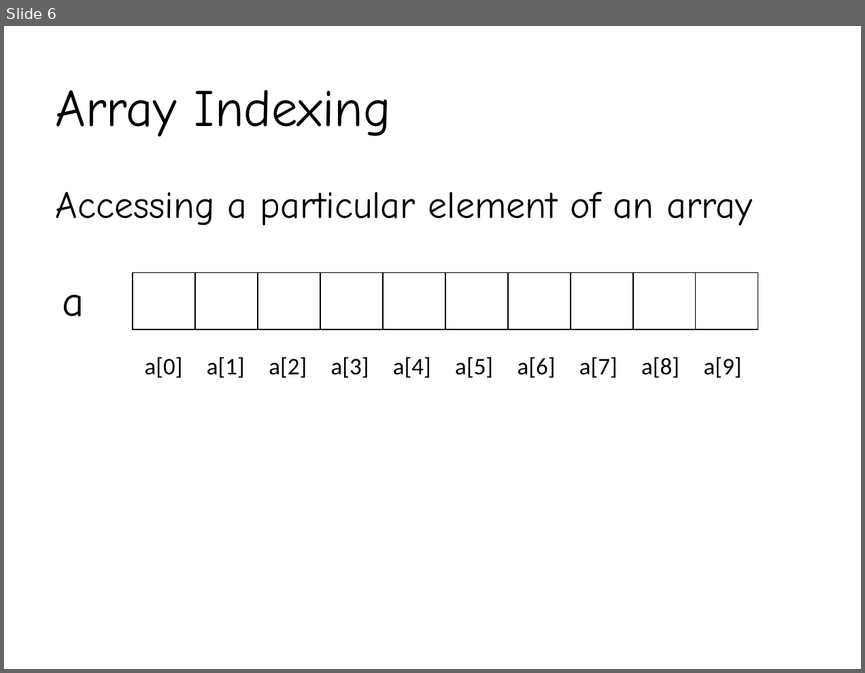
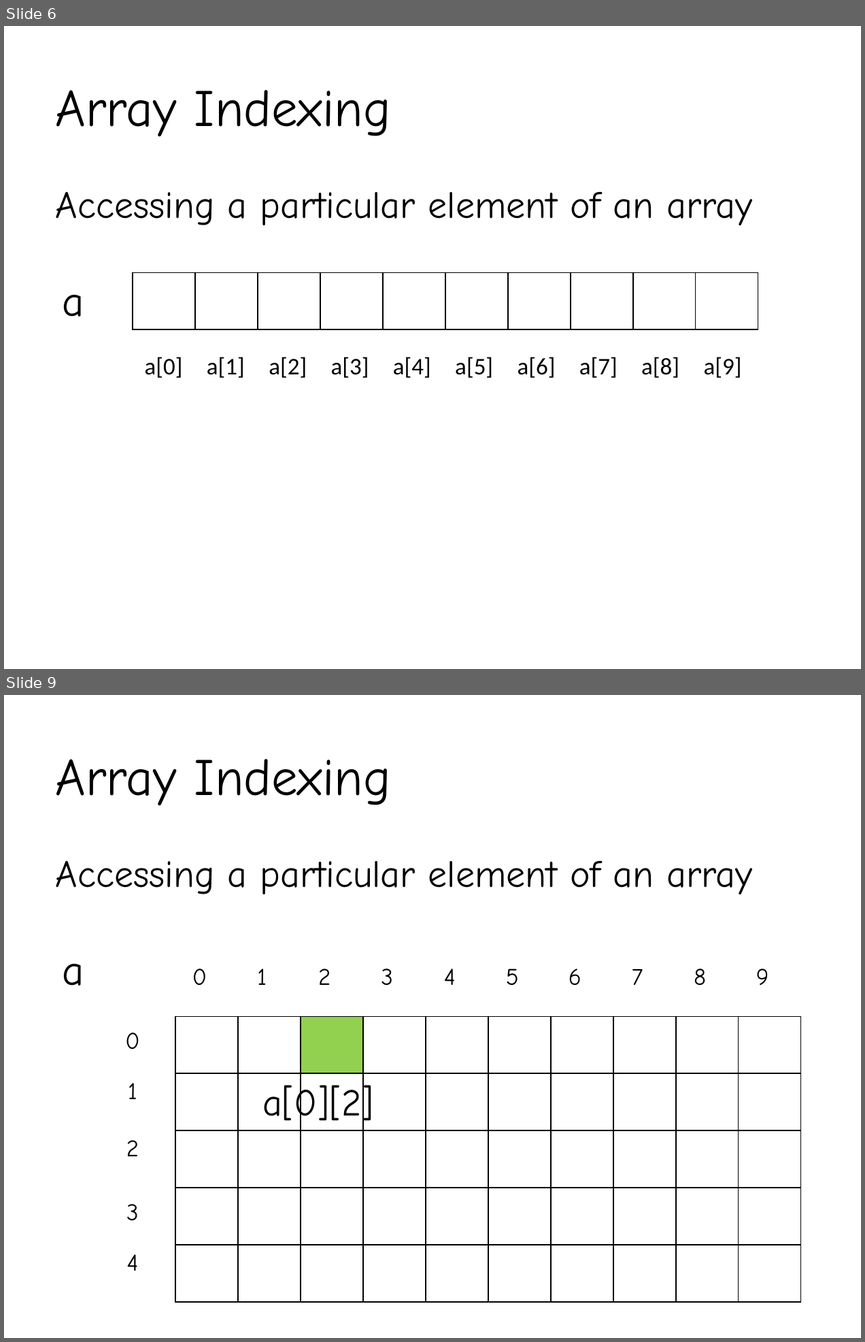
Before and after one commit to YeasirRayhanPrince/yeasirrayhanprince.github.io, a slide deck: cse103/slides/arrays.pptx. Shown one above the other, each under a label of ours: slide 6 before the commit, slides 6 and 9 after it; the slides between them are not shown. The pictures are 865x673 and 865x1342 pixels, drawn with LibreOffice and Linux fonts; fonts in the diff are those of the drawing. Boxes give left, top, right and bottom in pixels: in the first picture for what was removed or moved away, otherwise in the second. Text is boxed around its words. In the diff, an @@ line names an element or a change of style, - is before the commit and + after.

Commit message:
added_code_array_contd

```diff
--- a/cse103/slides/arrays.pptx
+++ b/cse103/slides/arrays.pptx
@@ slide 9 added at (4, 695, 861, 1338), background #FFFFFF @@
@@ title added at (56, 759, 391, 806), 44 pt, text #000000 @@
+Array Indexing
@@ text added at (56, 861, 753, 894), 32 pt, text #000000 @@
+Accessing a particular element of an array
@@ table added at (169, 959, 794, 1015), 1 rows, 10 columns @@
+0 | 1 | 2 | 3 | 4 | 5 | 6 | 7 | 8 | 9
@@ text added at (62, 964, 85, 985), 36 pt, text #000000 @@
+a
@@ table added at (175, 1016, 801, 1073), 1 rows, 10 columns @@
+ |  |  |  |  |  |  |  |  | 
@@ table added at (111, 1023, 154, 1338), 6 rows, 1 columns @@
+0
+1
+2
+3
+4
+
@@ table added at (175, 1074, 801, 1130), 1 rows, 10 columns @@
+ |  |  |  |  |  |  |  |  | 
@@ text added at (262, 1083, 374, 1128), 32 pt, text #000000 @@
+a[0][2]
@@ table added at (175, 1130, 801, 1187), 1 rows, 10 columns @@
+ |  |  |  |  |  |  |  |  | 
@@ table added at (175, 1187, 801, 1244), 1 rows, 10 columns @@
+ |  |  |  |  |  |  |  |  | 
@@ table added at (175, 1245, 801, 1302), 1 rows, 10 columns @@
+ |  |  |  |  |  |  |  |  | 
```
Also in this commit, not shown: 1 slide changed, 2 other slides added, 20 other files.
